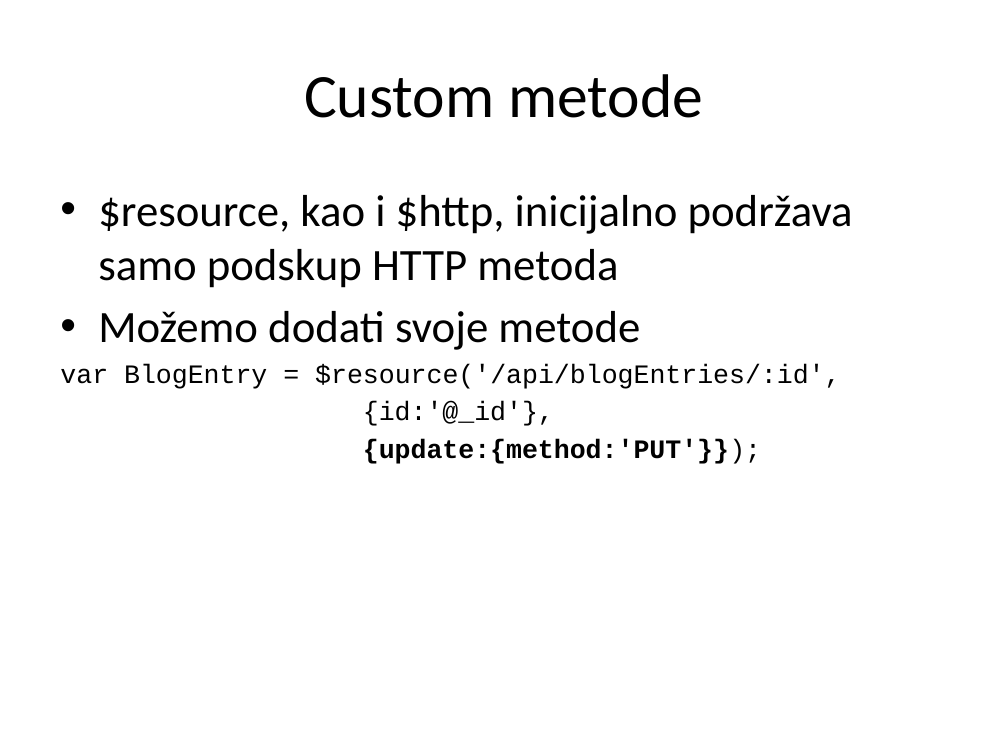
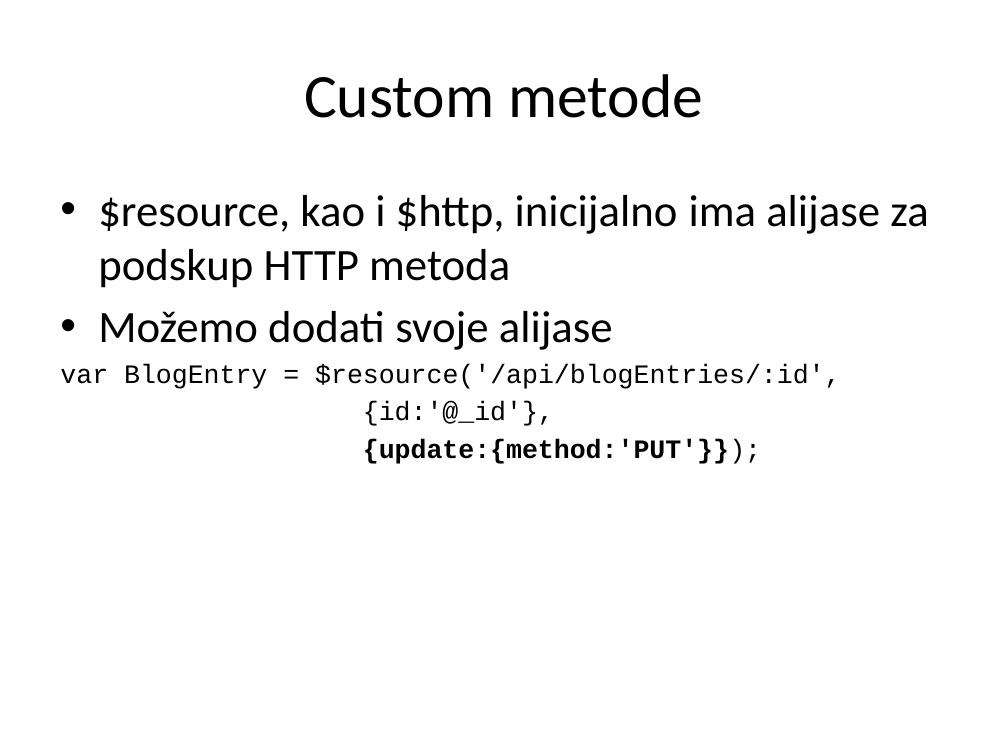
Before and after one commit to Cobrijani/2016, a slide deck: slide 29 of AngularJS/03_RESTPozivi/03 REST Pozivi.pptx (slide 28 before the commit). Drawn at 1008x756 pixels with LibreOffice and Linux fonts; fonts in the diff are those of the drawing. Boxes give left, top, right and bottom in pixels: in the first picture for what was removed or moved away, otherwise in the second. Text is boxed around its words. In the diff, an @@ line names an element or a change of style, - is before the commit and + after.

```diff
--- a/AngularJS/03_RESTPozivi/03 REST Pozivi.pptx
+++ b/AngularJS/03_RESTPozivi/03 REST Pozivi.pptx
@@ text at [98,195,928,350]: text changed @@
-• $resource, kao i $http, inicijalno podržava samo podskup HTTP metoda
-• Možemo dodati svoje metode
+• $resource, kao i $http, inicijalno ima alijase za podskup HTTP metoda
+• Možemo dodati svoje alijase
```
Also in this commit, not shown: 26 other slides changed, 43 other files.
